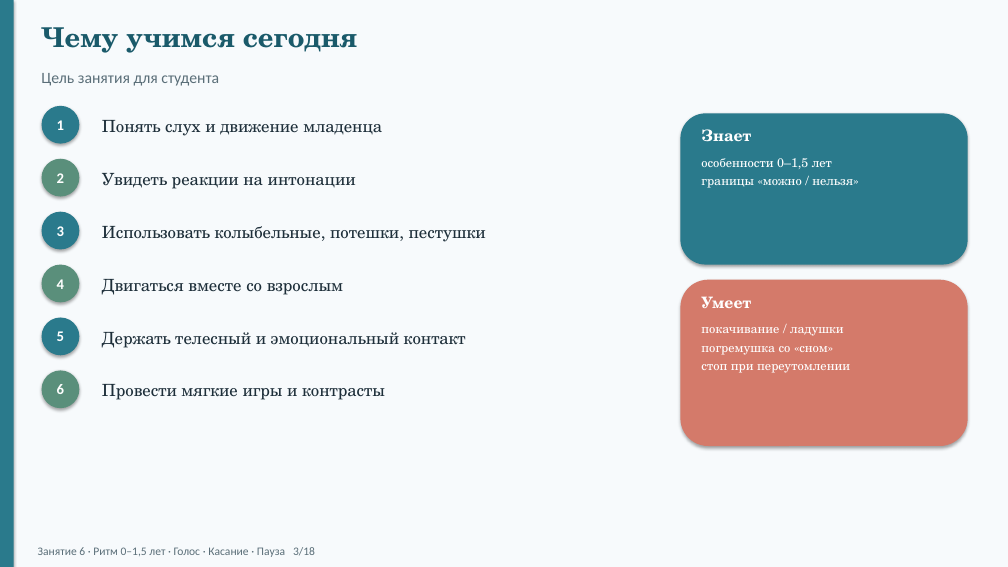
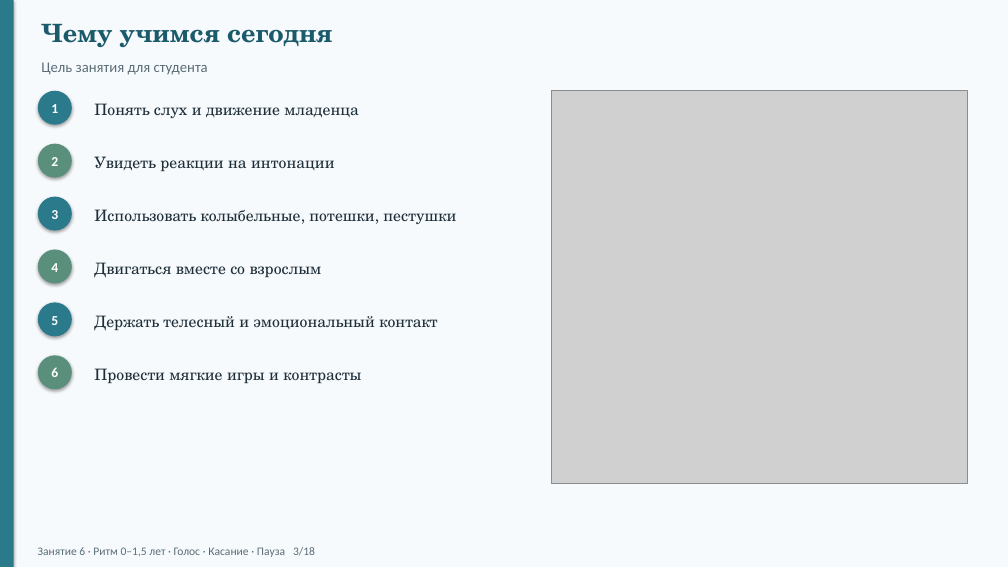
Before and after one commit to Maer-Yakov/vpn-client, a slide deck: slide 3 of docs/konspekty/zanyatie-06-prezentaciya.pptx. Drawn at 1008x567 pixels with LibreOffice and Linux fonts; fonts in the diff are those of the drawing; grey boxes stand for pictures. Boxes give left, top, right and bottom in pixels: in the first picture for what was removed or moved away, otherwise in the second. Text is boxed around its words. In the diff, an @@ line names an element or a change of style, - is before the commit and + after.

```diff
--- a/docs/konspekty/zanyatie-06-prezentaciya.pptx
+++ b/docs/konspekty/zanyatie-06-prezentaciya.pptx
@@ text "Чему учимся сегодня" at [41,23,332,47]: size 26 to 24 pt @@
@@ text "Цель занятия для студента": place and size @@
-text "Цель занятия для студента" at [41,73,219,86]
+text "Цель занятия для студента" at [41,62,208,75]
@@ text "Цель занятия для студента" at [41,62,208,75]: size 15 to 14 pt @@
@@ ellipse: place and size @@
-ellipse at [42,106,79,144]
+ellipse at [38,91,72,125]
@@ text "Понять слух и движение младенца": place and size @@
-text "Понять слух и движение младенца" at [102,120,382,136]
+text "Понять слух и движение младенца" at [94,103,358,118]
@@ picture added at [552,91,968,484] @@
@@ rounded rectangle removed at [681,113,968,265] @@
@@ ellipse: place and size @@
-ellipse at [42,159,79,197]
+ellipse at [38,144,72,178]
@@ text "Увидеть реакции на интонации": place and size @@
-text "Увидеть реакции на интонации" at [102,173,356,189]
+text "Увидеть реакции на интонации" at [94,156,334,171]
@@ text removed at [701,129,751,142] @@
-Знает
@@ text removed at [701,158,853,188] @@
-особенности 0–1,5 лет
-границы «можно / нельзя»
@@ ellipse: place and size @@
-ellipse at [42,212,79,250]
+ellipse at [38,197,72,231]
@@ text "Использовать колыбельные, потешки, пестушки": place and size @@
-text "Использовать колыбельные, потешки, пестушки" at [102,226,486,242]
+text "Использовать колыбельные, потешки, пестушки" at [94,209,456,224]
@@ text "Двигаться вместе со взрослым": place and size @@
-text "Двигаться вместе со взрослым" at [102,279,343,295]
+text "Двигаться вместе со взрослым" at [94,262,322,278]
@@ rounded rectangle removed at [681,280,968,446] @@
@@ text removed at [701,296,751,308] @@
-Умеет
@@ text "5": place and size @@
-text "5" at [57,331,64,341]
+text "5" at [51,316,58,325]
@@ text "Держать телесный и эмоциональный контакт": place and size @@
-text "Держать телесный и эмоциональный контакт" at [102,332,466,348]
+text "Держать телесный и эмоциональный контакт" at [94,315,437,331]
@@ text removed at [701,327,850,373] @@
-покачивание / ладушки
-погремушка со «сном»
-стоп при переутомлении
@@ 4 texts, 3 ellipses: place and size @@
-4 texts, 3 ellipses at [42,120,79,408]
+4 texts, 3 ellipses at [38,104,72,389]
@@ size 14 to 13 pt in 6 elements at [51,316,58,325], [51,104,58,113], [51,157,58,166], [51,210,58,219], [51,263,58,272], [51,367,58,377] @@
@@ text "6": place and size @@
-text "6" at [57,384,64,394]
+text "6" at [51,367,58,377]
@@ size 16 to 15 pt in 6 elements at [94,103,358,118], [94,156,334,171], [94,209,456,224], [94,262,322,278], [94,315,437,331], [94,368,361,383] @@
@@ text "Провести мягкие игры и контрасты": place and size @@
-text "Провести мягкие игры и контрасты" at [102,384,385,400]
+text "Провести мягкие игры и контрасты" at [94,368,361,383]
```
Also in this commit, not shown: 17 other slides changed, 21 other files.
